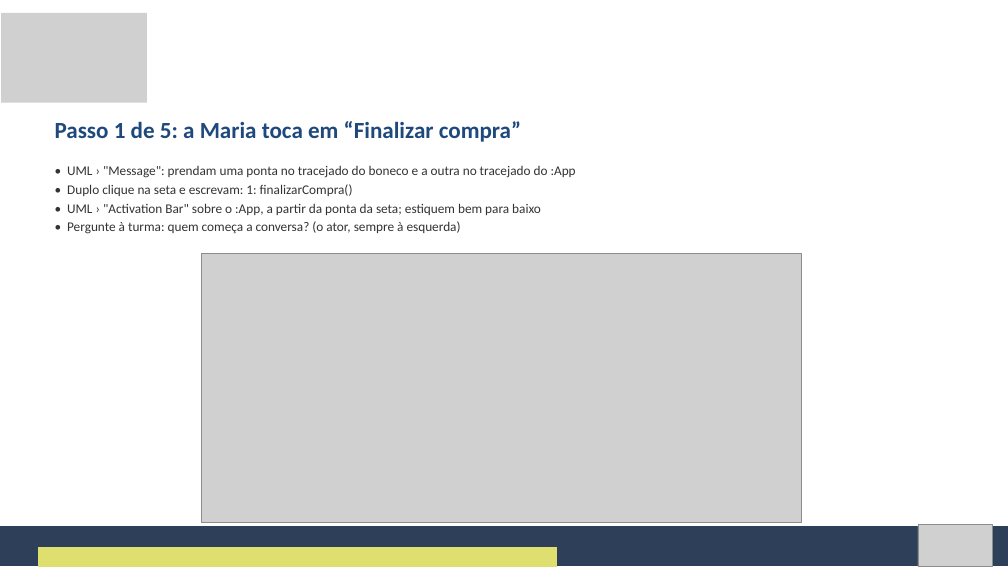
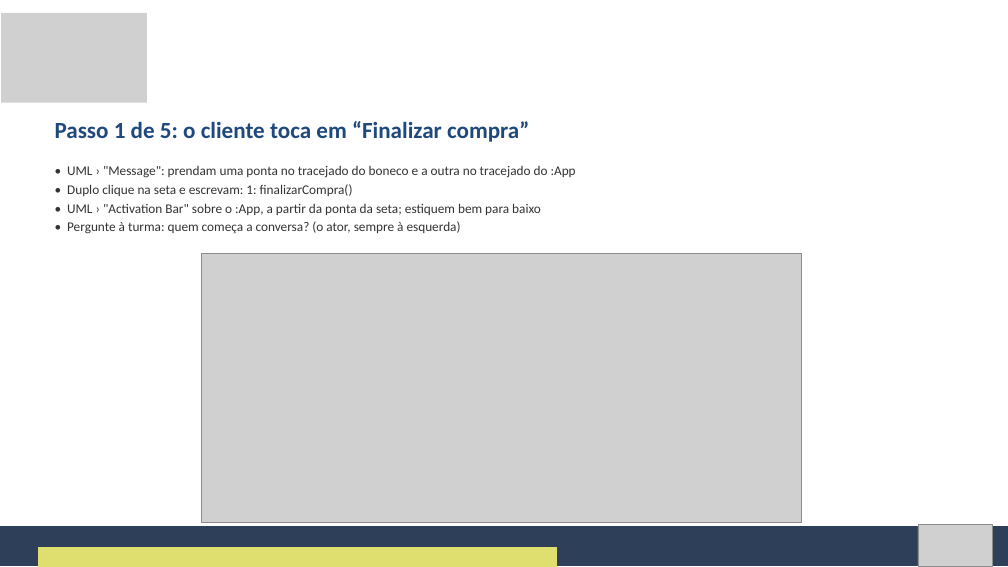
Before and after one commit to Natan20/Curso-Modelagem-De-Sistemas-Material, a slide deck: slide 66 of Aula 08 - 09-10-2026/Aula 8 - Slides.pptx (slide 70 before the commit). Drawn at 1008x567 pixels with LibreOffice and Linux fonts; fonts in the diff are those of the drawing; grey boxes stand for pictures. Boxes give left, top, right and bottom in pixels: in the first picture for what was removed or moved away, otherwise in the second. Text is boxed around its words. In the diff, an @@ line names an element or a change of style, - is before the commit and + after.

Commit message:
Aula 8: atividade guiada direto nos passos, sem slides de história
Remove os slides da história, 'quem é quem', 'primeiro no quadro',
'lendo o mapa da tela' e 'conferindo com dois clientes' (122 -> 117 slides);
troca 'Maria' por 'o cliente'. Apostila (docx/pdf) acompanha.

```diff
--- a/Aula 08 - 09-10-2026/Aula 8 - Slides.pptx
+++ b/Aula 08 - 09-10-2026/Aula 8 - Slides.pptx
@@ text at <box>55,121,529,142</box>: text changed @@
-Passo 1 de 5: a Maria toca em “Finalizar compra”
+Passo 1 de 5: o cliente toca em “Finalizar compra”
```
Also in this commit, not shown: 6 other slides changed, 5 slides removed, 2 other files.
